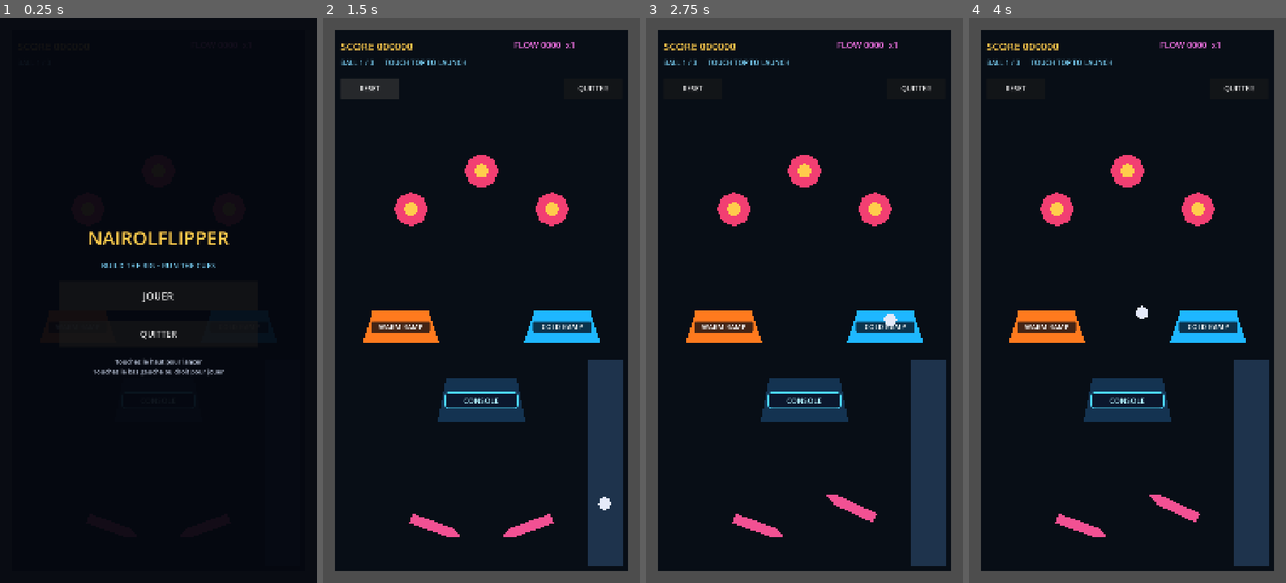
Above: before the commit, frames 1-4 (left to right).
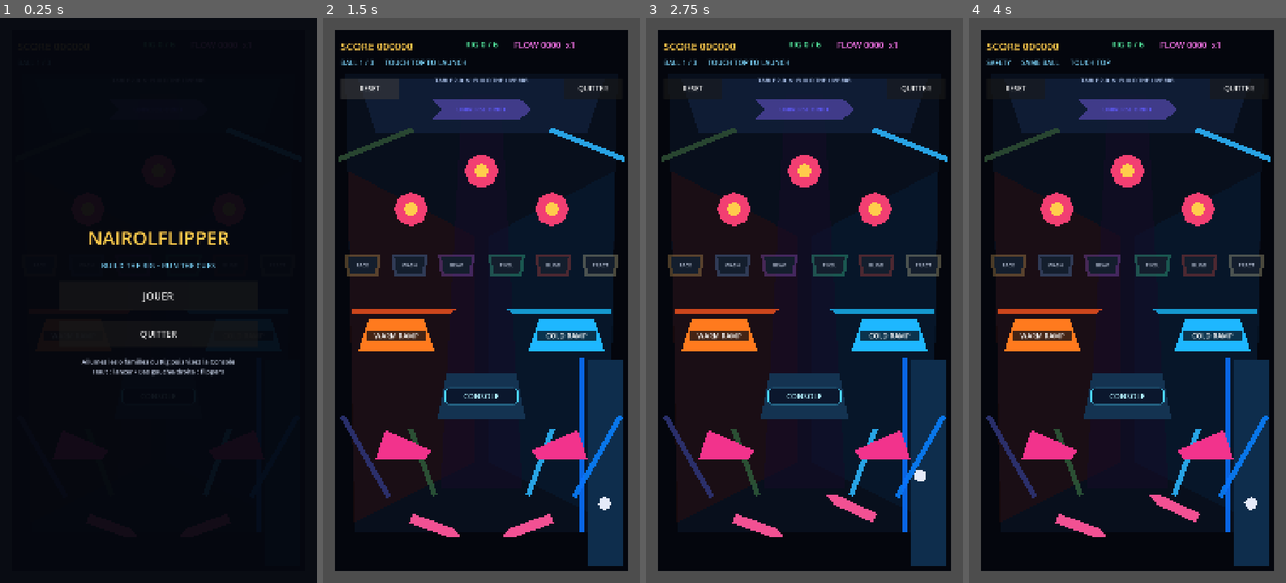
Above: after the commit, the same moments.

Repository: Nairolf138/NairolFlipper
Game: Godot game, scene res://scenes/app/Main.tscn
Two runs of this game, one before a commit and one after it. Both use one fixed random seed, a clock stepped at 60 frames per second and the inputs below.
Inputs (mouse positions are in pixels of both pictures, inside the frame that each line leads up to):
- Up to frame 1 (0.25 s): no input
- Up to frame 2 (1.5 s): click "JOUER" at 0.5 s; click "RESET" at 1.25 s
- Up to frame 3 (2.75 s): move the mouse to (874, 272) at 2.02 s; hold D (flipper_right) from 2.03 s (still down); click (874, 272) at 2.17 s
- Up to frame 4 (4 s): release D (flipper_right) at 2.75 s; drag from (1064, 328) to (1127, 577) at 2.77 s; move the mouse to (1159, 176) at 3.52 s; hold D (flipper_right) from 3.53 s (still down)

The runs differ from the first frame. In frame 1, 0.6% of the frame differs, in the area x 25-74%, y 60-64%; in frame 2, 14%; in frame 3, 14%; in frame 4, 14%, in the area x 4-96%, y 4-91%.

Commit message:
feat: build the Table 2.0 greybox loop

Diff:
--- a/scenes/app/Main.tscn
+++ b/scenes/app/Main.tscn
@@ -23,6 +23,10 @@
 [ext_resource type="Resource" path="res://data/ramps/WarmRamp.tres" id="20_warm_ramp"]
 [ext_resource type="Resource" path="res://data/ramps/ColdRamp.tres" id="21_cold_ramp"]
 [ext_resource type="PackedScene" path="res://scenes/gameplay/ConsoleScoop.tscn" id="22_console_scoop"]
+[ext_resource type="PackedScene" path="res://scenes/gameplay/RigTarget.tscn" id="23_rig_target"]
+[ext_resource type="PackedScene" path="res://scenes/gameplay/LaneTrigger.tscn" id="24_lane"]
+[ext_resource type="PackedScene" path="res://scenes/gameplay/Slingshot.tscn" id="25_slingshot"]
+[ext_resource type="PackedScene" path="res://scenes/gameplay/GuideRail.tscn" id="26_rail"]
 
 [sub_resource type="RectangleShape2D" id="LeftWallShape"]
 size = Vector2(40, 1600)
@@ -44,7 +48,45 @@
 
 [node name="Playfield" type="Polygon2D" parent="."]
 polygon = PackedVector2Array(40, 40, 1040, 40, 1040, 1880, 40, 1880)
-color = Color(0.035, 0.055, 0.09, 1)
+color = Color(0.018, 0.026, 0.052, 1)
+
+[node name="StageDeck" type="Polygon2D" parent="."]
+polygon = PackedVector2Array(76, 190, 1004, 190, 970, 1745, 110, 1745)
+color = Color(0.035, 0.06, 0.11, 1)
+
+[node name="WarmZone" type="Polygon2D" parent="."]
+polygon = PackedVector2Array(85, 520, 515, 740, 515, 1510, 105, 1715)
+color = Color(0.18, 0.055, 0.055, 0.48)
+
+[node name="ColdZone" type="Polygon2D" parent="."]
+polygon = PackedVector2Array(995, 520, 565, 740, 565, 1510, 975, 1715)
+color = Color(0.025, 0.11, 0.2, 0.55)
+
+[node name="CenterRunway" type="Polygon2D" parent="."]
+polygon = PackedVector2Array(475, 260, 605, 260, 680, 1600, 400, 1600)
+color = Color(0.085, 0.045, 0.16, 0.55)
+
+[node name="TopPortal" type="Polygon2D" parent="."]
+polygon = PackedVector2Array(120, 205, 960, 205, 900, 390, 180, 390)
+color = Color(0.07, 0.12, 0.22, 0.85)
+
+[node name="WarmAccent" type="Polygon2D" parent="."]
+polygon = PackedVector2Array(95, 990, 455, 990, 435, 1004, 100, 1004)
+color = Color(1, 0.34, 0.12, 0.78)
+
+[node name="ColdAccent" type="Polygon2D" parent="."]
+polygon = PackedVector2Array(625, 990, 985, 990, 980, 1004, 645, 1004)
+color = Color(0.1, 0.75, 1, 0.78)
+
+[node name="TableTitle" type="Label" parent="."]
+offset_left = 300.0
+offset_top = 198.0
+offset_right = 780.0
+offset_bottom = 246.0
+theme_override_colors/font_color = Color(0.75, 0.84, 1, 1)
+theme_override_font_sizes/font_size = 20
+text = "TABLE 2.0  //  BUILD THE LIVE RIG"
+horizontal_alignment = 1
 
 [node name="ScoreManager" type="Node" parent="."]
 script = ExtResource("5_score")
@@ -84,6 +126,16 @@
 theme_override_font_sizes/font_size = 30
 text = "FLOW 0000  x1"
 
+[node name="RigProgressLabel" type="Label" parent="."]
+offset_left = 430.0
+offset_top = 70.0
+offset_right = 650.0
+offset_bottom = 140.0
+theme_override_colors/font_color = Color(0.36, 1, 0.68, 1)
+theme_override_font_sizes/font_size = 28
+text = "RIG 0 / 6"
+horizontal_alignment = 1
+
 [node name="StatusLabel" type="Label" parent="."]
 offset_left = 60.0
 offset_top = 135.0
@@ -127,18 +179,113 @@
 
 [node name="LauncherGuide" type="Polygon2D" parent="LauncherLane"]
 polygon = PackedVector2Array(-60, -350, 60, -350, 60, 350, -60, 350)
-color = Color(0.12, 0.2, 0.3, 1)
+color = Color(0.055, 0.18, 0.3, 1)
+
+[node name="UpperLeftGuide" parent="." instance=ExtResource("26_rail")]
+position = Vector2(180, 430)
+rotation = -0.38
+scale = Vector2(1.25, 1)
+modulate = Color(1, 0.42, 0.2, 1)
+
+[node name="UpperRightGuide" parent="." instance=ExtResource("26_rail")]
+position = Vector2(900, 430)
+rotation = 0.38
+scale = Vector2(1.25, 1)
+
+[node name="LeftOutlaneRail" parent="." instance=ExtResource("26_rail")]
+position = Vector2(145, 1490)
+rotation = 1.05
+scale = Vector2(1.45, 1)
+modulate = Color(1, 0.28, 0.46, 1)
+
+[node name="LeftReturnRail" parent="." instance=ExtResource("26_rail")]
+position = Vector2(340, 1510)
+rotation = 1.22
+scale = Vector2(1.1, 1)
+modulate = Color(1, 0.48, 0.22, 1)
+
+[node name="RightReturnRail" parent="." instance=ExtResource("26_rail")]
+position = Vector2(740, 1510)
+rotation = -1.22
+scale = Vector2(1.1, 1)
+
+[node name="RightOutlaneRail" parent="." instance=ExtResource("26_rail")]
+position = Vector2(935, 1490)
+rotation = -1.05
+scale = Vector2(1.45, 1)
+modulate = Color(0.2, 0.7, 1, 1)
+
+[node name="LauncherDivider" parent="." instance=ExtResource("26_rail")]
+position = Vector2(880, 1450)
+rotation = 1.5708
+scale = Vector2(2.7, 1)
+modulate = Color(0.2, 0.62, 1, 1)
+
+[node name="UniverseOrbit" parent="." instance=ExtResource("24_lane")]
+position = Vector2(540, 310)
+lane_id = &"universe_orbit"
+display_name = "UNIVERSE ORBIT"
+score_value = 600
+flow_value = 90
+lane_color = Color(0.52, 0.4, 1, 1)
 
 [node name="WarmRamp" parent="." instance=ExtResource("19_ramp")]
-position = Vector2(265, 1050)
+position = Vector2(250, 1080)
 definition = ExtResource("20_warm_ramp")
 
 [node name="ColdRamp" parent="." instance=ExtResource("19_ramp")]
-position = Vector2(815, 1050)
+position = Vector2(830, 1080)
 definition = ExtResource("21_cold_ramp")
 
 [node name="ConsoleScoop" parent="." instance=ExtResource("22_console_scoop")]
-position = Vector2(540, 1300)
+position = Vector2(540, 1285)
+
+[node name="FrontWashTarget" parent="." instance=ExtResource("23_rig_target")]
+position = Vector2(135, 840)
+family_id = &"front_wash"
+display_name = "FACE"
+target_color = Color(1, 0.78, 0.42, 1)
+
+[node name="BackWashTarget" parent="." instance=ExtResource("23_rig_target")]
+position = Vector2(295, 840)
+family_id = &"back_wash"
+display_name = "WASH"
+target_color = Color(0.42, 0.68, 1, 1)
+
+[node name="BeamTarget" parent="." instance=ExtResource("23_rig_target")]
+position = Vector2(455, 840)
+family_id = &"beam"
+display_name = "BEAM"
+target_color = Color(0.72, 0.42, 1, 1)
+
+[node name="PixelTarget" parent="." instance=ExtResource("23_rig_target")]
+position = Vector2(625, 840)
+family_id = &"pixel"
+display_name = "PIXEL"
+target_color = Color(0.3, 1, 0.72, 1)
+
+[node name="BlindersTarget" parent="." instance=ExtResource("23_rig_target")]
+position = Vector2(785, 840)
+family_id = &"blinders"
+display_name = "BLIND"
+target_color = Color(1, 0.34, 0.28, 1)
+
+[node name="PracticalTarget" parent="." instance=ExtResource("23_rig_target")]
+position = Vector2(945, 840)
+family_id = &"practical"
+display_name = "PRACT"
+target_color = Color(1, 0.95, 0.72, 1)
+
+[node name="LeftSlingshot" parent="." instance=ExtResource("25_slingshot")]
+position = Vector2(275, 1450)
+kick_direction = Vector2(-0.62, -1)
+flash_color = Color(1, 0.34, 0.22, 1)
+
+[node name="RightSlingshot" parent="." instance=ExtResource("25_slingshot")]
+position = Vector2(805, 1450)
+scale = Vector2(-1, 1)
+kick_direction = Vector2(0.62, -1)
+flash_color = Color(0.2, 0.72, 1, 1)
 
 [node name="BallOne" parent="." instance=ExtResource("1_ball")]
 
@@ -264,7 +411,7 @@
 layout_mode = 2
 theme_override_colors/font_color = Color(0.72, 0.76, 0.84, 1)
 theme_override_font_sizes/font_size = 22
-text = "Touchez le haut pour lancer\nTouchez le bas gauche ou droit pour jouer"
+text = "Allumez les 6 familles du Rig puis visez la Console\nHaut : lancer • Bas gauche/droite : flippers"
 horizontal_alignment = 1
 
 [node name="GameOverOverlay" type="ColorRect" parent="Interface"]
--- /dev/null
+++ b/scenes/gameplay/GuideRail.tscn
@@ -0,0 +1,13 @@
+[gd_scene load_steps=2 format=3]
+
+[sub_resource type="RectangleShape2D" id="RailShape"]
+size = Vector2(220, 18)
+
+[node name="GuideRail" type="StaticBody2D"]
+
+[node name="Visual" type="Polygon2D" parent="."]
+polygon = PackedVector2Array(-110, -9, 110, -9, 110, 9, -110, 9)
+color = Color(0.18, 0.72, 1, 0.88)
+
+[node name="CollisionShape2D" type="CollisionShape2D" parent="."]
+shape = SubResource("RailShape")
--- /dev/null
+++ b/scenes/gameplay/LaneTrigger.tscn
@@ -0,0 +1,30 @@
+[gd_scene load_steps=3 format=3]
+
+[ext_resource type="Script" path="res://scripts/gameplay/lane_trigger.gd" id="1_lane"]
+
+[sub_resource type="RectangleShape2D" id="LaneShape"]
+size = Vector2(340, 70)
+
+[node name="LaneTrigger" type="Area2D" groups=["table_lanes"]]
+script = ExtResource("1_lane")
+collision_layer = 0
+collision_mask = 1
+monitoring = true
+
+[node name="Visual" type="Polygon2D" parent="."]
+polygon = PackedVector2Array(-170, -35, 130, -35, 170, 0, 130, 35, -170, 35, -135, 0)
+color = Color(0.42, 0.72, 1, 0.42)
+
+[node name="CollisionShape2D" type="CollisionShape2D" parent="."]
+shape = SubResource("LaneShape")
+
+[node name="Label" type="Label" parent="."]
+offset_left = -155.0
+offset_top = -19.0
+offset_right = 155.0
+offset_bottom = 19.0
+theme_override_colors/font_color = Color(0.72, 0.9, 1, 1)
+theme_override_font_sizes/font_size = 21
+text = "UNIVERSE ORBIT"
+horizontal_alignment = 1
+vertical_alignment = 1
--- /dev/null
+++ b/scenes/gameplay/RigTarget.tscn
@@ -0,0 +1,34 @@
+[gd_scene load_steps=3 format=3]
+
+[ext_resource type="Script" path="res://scripts/show/rig_target.gd" id="1_target"]
+
+[sub_resource type="RectangleShape2D" id="TargetShape"]
+size = Vector2(126, 76)
+
+[node name="RigTarget" type="Area2D" groups=["rig_targets"]]
+script = ExtResource("1_target")
+collision_layer = 0
+collision_mask = 1
+monitoring = true
+
+[node name="Visual" type="Polygon2D" parent="."]
+polygon = PackedVector2Array(-63, -38, 63, -38, 54, 38, -54, 38)
+color = Color(1, 0.75, 0.3, 0.28)
+
+[node name="Core" type="Polygon2D" parent="."]
+polygon = PackedVector2Array(-51, -27, 51, -27, 44, 27, -44, 27)
+color = Color(0.08, 0.12, 0.18, 1)
+
+[node name="CollisionShape2D" type="CollisionShape2D" parent="."]
+shape = SubResource("TargetShape")
+
+[node name="Label" type="Label" parent="."]
+offset_left = -58.0
+offset_top = -19.0
+offset_right = 58.0
+offset_bottom = 19.0
+theme_override_colors/font_color = Color(1, 1, 1, 1)
+theme_override_font_sizes/font_size = 17
+text = "WASH"
+horizontal_alignment = 1
+vertical_alignment = 1
--- /dev/null
+++ b/scenes/gameplay/Slingshot.tscn
@@ -0,0 +1,19 @@
+[gd_scene load_steps=3 format=3]
+
+[ext_resource type="Script" path="res://scripts/gameplay/slingshot.gd" id="1_slingshot"]
+
+[sub_resource type="RectangleShape2D" id="SlingshotShape"]
+size = Vector2(190, 100)
+
+[node name="Slingshot" type="Area2D" groups=["slingshots"]]
+script = ExtResource("1_slingshot")
+collision_layer = 0
+collision_mask = 1
+monitoring = true
+
+[node name="Visual" type="Polygon2D" parent="."]
+polygon = PackedVector2Array(-95, 50, -62, -50, 95, 20, 72, 50)
+color = Color(0.95, 0.2, 0.55, 1)
+
+[node name="CollisionShape2D" type="CollisionShape2D" parent="."]
+shape = SubResource("SlingshotShape")
--- a/scripts/app/main.gd
+++ b/scripts/app/main.gd
@@ -21,6 +21,7 @@
 @onready var balls: Array[Node] = [$BallOne, $BallTwo, $BallThree]
 @onready var drain: Area2D = $Drain
 @onready var status_label: Label = $StatusLabel
+@onready var rig_progress_label: Label = $RigProgressLabel
 @onready var playtest_recorder: PlaytestRecorderNode = $PlaytestRecorder
 @onready var cue_manager: CueManagerNode = $CueManager
 @onready var audio_service: AudioServiceNode = $AudioService
@@ -65,6 +66,12 @@
 	for scoop in get_tree().get_nodes_in_group("console_scoops"):
 		scoop.scoop_completed.connect(_on_scoop_completed)
 		scoop.cue_validated.connect(_on_cue_validated)
+	for target in get_tree().get_nodes_in_group("rig_targets"):
+		target.target_hit.connect(_on_rig_target_hit)
+	for lane in get_tree().get_nodes_in_group("table_lanes"):
+		lane.lane_completed.connect(_on_lane_completed)
+	for slingshot in get_tree().get_nodes_in_group("slingshots"):
+		slingshot.slingshot_hit.connect(_on_slingshot_hit)
 	score_manager.score_changed.connect(_on_score_changed)
 	flow_manager.flow_changed.connect(_on_flow_changed)
 	cue_manager.audio_changes_requested.connect(audio_service.apply_cue_changes)
@@ -222,6 +229,66 @@
 	flow_manager.add_flow(flow_value)
 	status_label.text = "RAMP HIT"
 	audio_service.request_sfx(&"ramp")
+
+
+func _on_rig_target_hit(
+	target: Node,
+	family_id: StringName,
+	display_name: String,
+	score_value: int,
+	flow_value: int
+) -> void:
+	_add_score_with_flow(score_value)
+	flow_manager.add_flow(flow_value)
+	var activated := rig_model.activate_family(family_id)
+	if activated:
+		target.set_lit(true)
+		var active_count := _active_rig_family_count()
+		if active_count >= get_tree().get_nodes_in_group("rig_targets").size():
+			_add_score_with_flow(1500)
+			flow_manager.add_flow(200)
+			cue_manager.add_condition(&"rig_ready")
+			status_label.text = "RIG READY — HIT CONSOLE"
+			audio_service.request_sfx(&"cue")
+		else:
+			status_label.text = "%s ONLINE — %d / 6" % [display_name.to_upper(), active_count]
+	_update_rig_progress()
+
+
+func _on_lane_completed(
+	lane_id: StringName,
+	display_name: String,
+	score_value: int,
+	flow_value: int
+) -> void:
+	_add_score_with_flow(score_value)
+	flow_manager.add_flow(flow_value)
+	cue_manager.add_condition(lane_id)
+	status_label.text = "%s +%d" % [display_name.to_upper(), score_value]
+	audio_service.request_sfx(&"ramp")
+
+
+func _on_slingshot_hit(score_value: int, flow_value: int, _slingshot_name: StringName) -> void:
+	_add_score_with_flow(score_value)
+	flow_manager.add_flow(flow_value)
+	status_label.text = "SLINGSHOT"
+	audio_service.request_sfx(&"flipper")
+
+
+func _active_rig_family_count() -> int:
+	var count := 0
+	for target in get_tree().get_nodes_in_group("rig_targets"):
+		if rig_model.is_family_active(target.family_id):
+			count += 1
+	return count
+
+
+func _update_rig_progress() -> void:
+	var targets := get_tree().get_nodes_in_group("rig_targets")
+	var active_count := _active_rig_family_count()
+	rig_progress_label.text = "RIG %d / %d" % [active_count, targets.size()]
+	for target in targets:
+		target.set_lit(rig_model.is_family_active(target.family_id))
 
 
 func _on_scoop_completed(_scoop_id: StringName, score_value: int, flow_value: int) -> void:
@@ -334,6 +401,13 @@
 	for scoop in get_tree().get_nodes_in_group("console_scoops"):
 		if scoop.has_method("reset"):
 			scoop.reset()
+	for target in get_tree().get_nodes_in_group("rig_targets"):
+		target.reset()
+	for lane in get_tree().get_nodes_in_group("table_lanes"):
+		lane.reset()
+	for slingshot in get_tree().get_nodes_in_group("slingshots"):
+		slingshot.reset()
+	_update_rig_progress()
 	_deactivate_all_balls()
 	balls[active_ball_index].reset_ball(balls[active_ball_index].spawn_position)
 	status_label.text = "BALL 1 / %d" % balls.size()
--- /dev/null
+++ b/scripts/gameplay/lane_trigger.gd
@@ -0,0 +1,46 @@
+class_name LaneTrigger
+extends Area2D
+
+signal lane_completed(lane_id: StringName, display_name: String, score_value: int, flow_value: int)
+
+@export var lane_id: StringName = &"universe_orbit"
+@export var display_name: String = "UNIVERSE ORBIT"
+@export var score_value: int = 500
+@export var flow_value: int = 70
+@export var lane_color: Color = Color(0.42, 0.72, 1.0, 1.0)
+@export var rearm_delay: float = 0.45
+
+@onready var visual: Polygon2D = $Visual
+@onready var label: Label = $Label
+
+var _armed: bool = true
+var _flash_tween: Tween
+
+
+func _ready() -> void:
+	body_entered.connect(_on_body_entered)
+	visual.color = Color(lane_color.r, lane_color.g, lane_color.b, 0.42)
+	label.text = display_name
+	label.modulate = lane_color
+
+
+func reset() -> void:
+	_armed = true
+
+
+func _on_body_entered(body: Node) -> void:
+	if not _armed or not body.is_in_group("balls"):
+		return
+	_armed = false
+	lane_completed.emit(lane_id, display_name, score_value, flow_value)
+	_flash()
+	await get_tree().create_timer(rearm_delay).timeout
+	_armed = true
+
+
+func _flash() -> void:
+	if is_instance_valid(_flash_tween):
+		_flash_tween.kill()
+	visual.modulate = Color(1.8, 1.8, 1.8, 1.0)
+	_flash_tween = create_tween()
+	_flash_tween.tween_property(visual, "modulate", Color.WHITE, 0.2)
--- /dev/null
+++ b/scripts/gameplay/slingshot.gd
@@ -0,0 +1,47 @@
+class_name Slingshot
+extends Area2D
+
+signal slingshot_hit(score_value: int, flow_value: int, slingshot_name: StringName)
+
+@export var kick_direction: Vector2 = Vector2(-0.65, -1.0)
+@export var kick_impulse: float = 520.0
+@export var score_value: int = 75
+@export var flow_value: int = 15
+@export var flash_color: Color = Color(1.0, 0.28, 0.65, 1.0)
+@export var rearm_delay: float = 0.2
+
+@onready var visual: Polygon2D = $Visual
+
+var _armed: bool = true
+var _flash_tween: Tween
+
+
+func _ready() -> void:
+	body_entered.connect(_on_body_entered)
+
+
+func reset() -> void:
+	_armed = true
+
+
+func _on_body_entered(body: Node) -> void:
+	if not _armed or not body is RigidBody2D or not body.is_in_group("balls"):
+		return
+	_armed = false
+	var ball := body as RigidBody2D
+	var direction := kick_direction.normalized()
+	if direction == Vector2.ZERO:
+		direction = Vector2.UP
+	ball.apply_central_impulse(direction * kick_impulse)
+	slingshot_hit.emit(score_value, flow_value, name)
+	_flash()
+	await get_tree().create_timer(rearm_delay).timeout
+	_armed = true
+
+
+func _flash() -> void:
+	if is_instance_valid(_flash_tween):
+		_flash_tween.kill()
+	visual.modulate = flash_color
+	_flash_tween = create_tween()
+	_flash_tween.tween_property(visual, "modulate", Color.WHITE, 0.14)
--- /dev/null
+++ b/scripts/show/rig_target.gd
@@ -0,0 +1,67 @@
+class_name RigTarget
+extends Area2D
+
+signal target_hit(
+	target: RigTarget,
+	family_id: StringName,
+	display_name: String,
+	score_value: int,
+	flow_value: int
+)
+
+@export var family_id: StringName = &"front_wash"
+@export var display_name: String = "WASH"
+@export var score_value: int = 250
+@export var flow_value: int = 35
+@export var target_color: Color = Color(1.0, 0.75, 0.3, 1.0)
+@export var rearm_delay: float = 0.3
+
+@onready var visual: Polygon2D = $Visual
+@onready var core: Polygon2D = $Core
+@onready var label: Label = $Label
+
+var lit: bool = false
+var _armed: bool = true
+var _flash_tween: Tween
+
+
+func _ready() -> void:
+	body_entered.connect(_on_body_entered)
+	label.text = display_name
+	_apply_visual_state()
+
+
+func reset() -> void:
+	lit = false
+	_armed = true
+	_apply_visual_state()
+
+
+func set_lit(value: bool) -> void:
+	lit = value
+	_apply_visual_state()
+
+
+func _apply_visual_state() -> void:
+	visual.color = Color(target_color.r, target_color.g, target_color.b, 0.95 if lit else 0.28)
+	core.color = target_color if lit else Color(0.08, 0.12, 0.18, 1.0)
+	label.modulate = Color.WHITE if lit else Color(0.68, 0.72, 0.8, 1.0)
+
+
+func _on_body_entered(body: Node) -> void:
+	if not _armed or not body.is_in_group("balls"):
+		return
+	_armed = false
+	set_lit(true)
+	target_hit.emit(self, family_id, display_name, score_value, flow_value)
+	_flash()
+	await get_tree().create_timer(rearm_delay).timeout
+	_armed = true
+
+
+func _flash() -> void:
+	if is_instance_valid(_flash_tween):
+		_flash_tween.kill()
+	core.modulate = Color(1.8, 1.8, 1.8, 1.0)
+	_flash_tween = create_tween()
+	_flash_tween.tween_property(core, "modulate", Color.WHITE, 0.16)
--- a/tests/godot/test_runner.gd
+++ b/tests/godot/test_runner.gd
@@ -18,12 +18,13 @@
 	await _test_physics_drain_lifecycle()
 	await _test_android_playtest_regressions()
 	await _test_three_ball_game_over_and_recovery()
+	await _test_table_2_objectives_and_routes()
 	# Give the audio server and deferred frees time to release stream references.
 	await process_frame
 	await process_frame
 
 	if _failures.is_empty():
-		print("Godot behavioral tests: 6 passed")
+		print("Godot behavioral tests: 7 passed")
 		quit(0)
 		return
 
@@ -290,6 +291,55 @@
 	await process_frame
 
 
+func _test_table_2_objectives_and_routes() -> void:
+	var packed_scene := load("res://scenes/app/Main.tscn") as PackedScene
+	_expect(packed_scene != null, "Table 2.0 main scene loads")
+	if packed_scene == null:
+		return
+
+	var main := packed_scene.instantiate()
+	root.add_child(main)
+	await process_frame
+	await physics_frame
+	main.start_game()
+	await process_frame
+
+	var rig_targets := main.get_tree().get_nodes_in_group("rig_targets")
+	_expect_equal(rig_targets.size(), 6, "Table 2.0 exposes six readable Rig targets")
+	_expect(main.get_node("UniverseOrbit") != null, "Table 2.0 exposes the Universe Orbit")
+	_expect(main.get_node("LeftSlingshot") != null and main.get_node("RightSlingshot") != null, "Table 2.0 exposes two active slingshots")
+	_expect(main.get_node("LeftOutlaneRail") is StaticBody2D, "Table 2.0 left outlane has physical guidance")
+	_expect(main.get_node("LauncherDivider") is StaticBody2D, "Table 2.0 launcher is physically separated")
+
+	var starting_score: int = main.score_manager.score
+	for target in rig_targets:
+		main._on_rig_target_hit(target, target.family_id, target.display_name, target.score_value, target.flow_value)
+	_expect_equal(main._active_rig_family_count(), 6, "Every Rig family can be activated from the table")
+	_expect_equal(main.rig_progress_label.text, "RIG 6 / 6", "Rig objective reports complete progress")
+	_expect_equal(main.status_label.text, "RIG READY — HIT CONSOLE", "Completing the Rig reveals the next shot")
+	_expect(main.score_manager.score > starting_score + 1500, "Rig targets and completion award score")
+	for target in rig_targets:
+		_expect(target.lit, "Activated Rig targets remain visibly lit")
+
+	var route_score: int = main.score_manager.score
+	main._on_lane_completed(&"universe_orbit", "UNIVERSE ORBIT", 600, 90)
+	_expect(main.score_manager.score > route_score, "Universe Orbit awards score")
+	_expect(main.status_label.text.begins_with("UNIVERSE ORBIT"), "Universe Orbit reports readable feedback")
+
+	var sling_score: int = main.score_manager.score
+	main._on_slingshot_hit(75, 15, &"LeftSlingshot")
+	_expect(main.score_manager.score > sling_score, "Slingshots contribute to the active play loop")
+
+	main.restart_game()
+	await process_frame
+	_expect_equal(main.rig_progress_label.text, "RIG 0 / 6", "Restart resets Rig progress")
+	for target in rig_targets:
+		_expect(not target.lit, "Restart clears every Rig target light")
+
+	main.free()
+	await process_frame
+
+
 func _expect(condition: bool, message: String) -> void:
 	if not condition:
 		_failures.append(message)
Not shown: 1 places in scenes/app/Main.tscn that only renumber resources
Not shown, changed: AUTONOMY_STATE.md
Not shown, changed: CHANGELOG.md
Not shown, changed: docs/BACKLOG.md
Not shown, changed: docs/TABLE_DESIGN.md
Not shown, changed: docs/TESTING_QA.md
